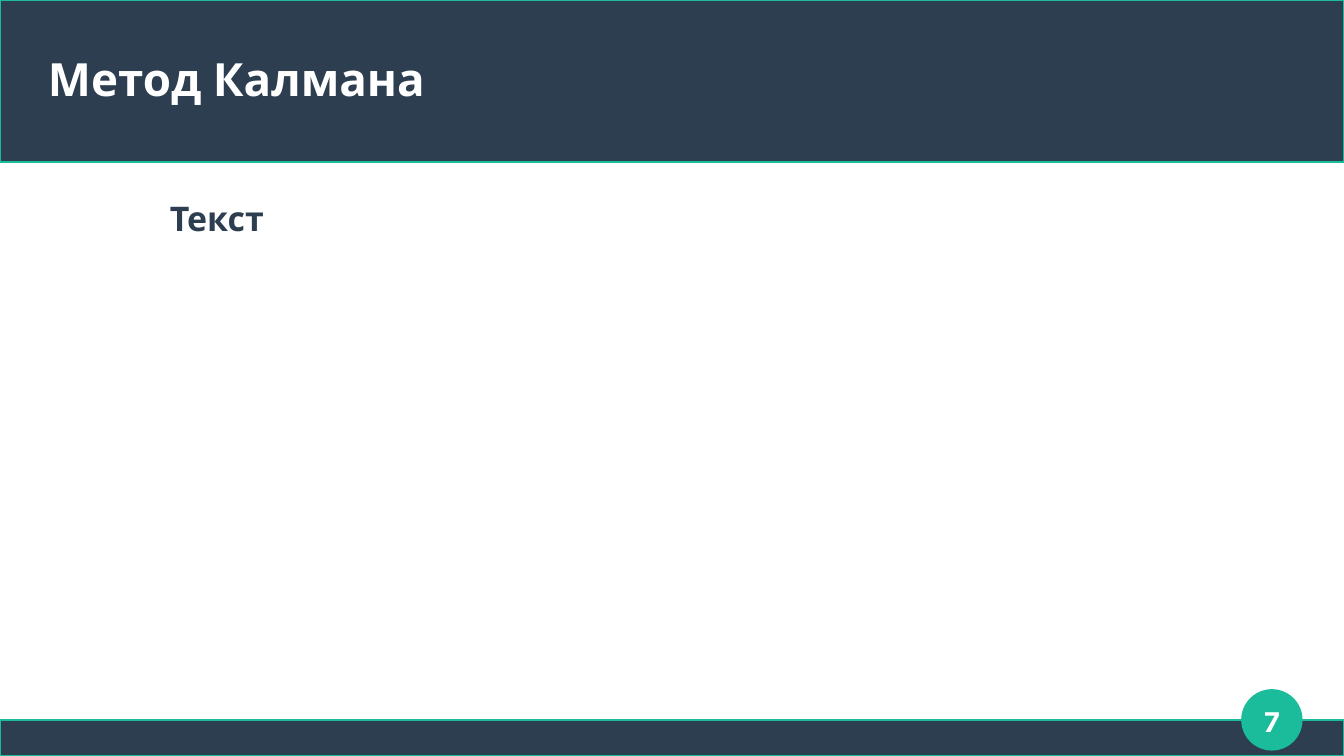
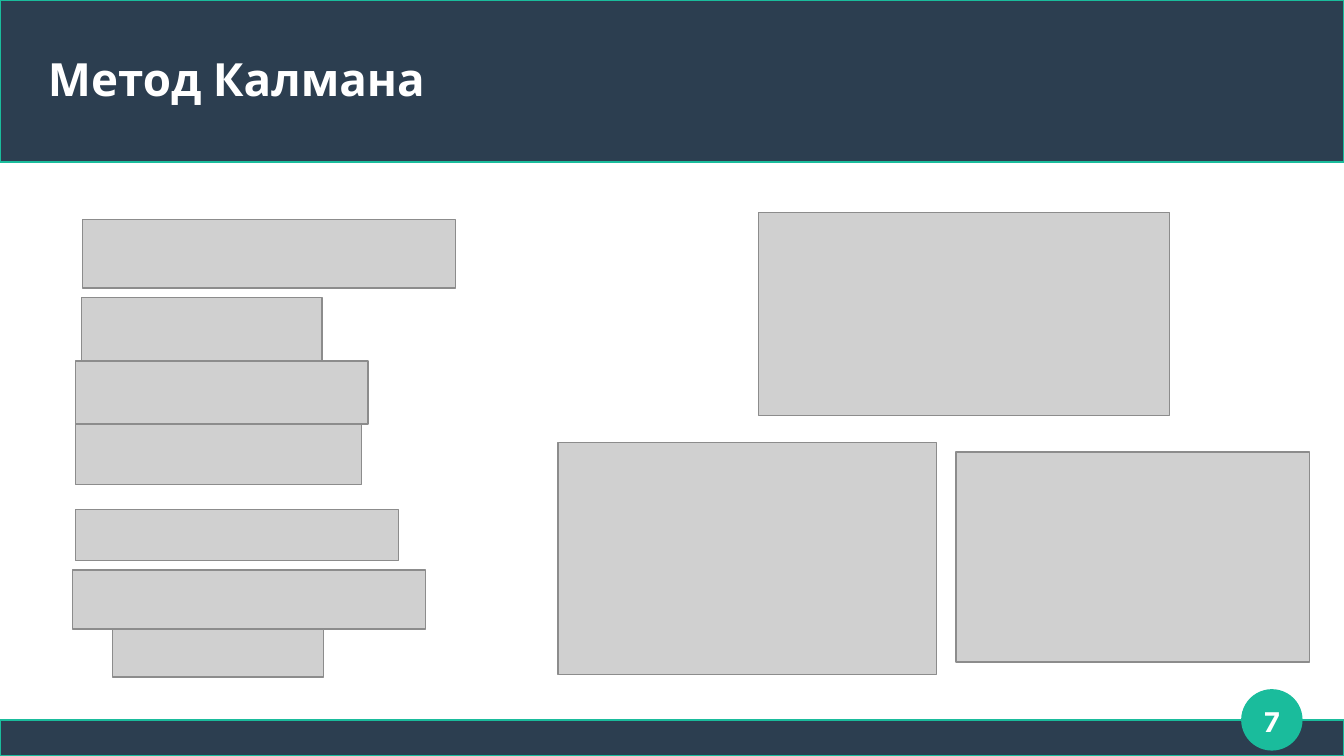
Before and after one commit to AndreyKaranik/iu9-education, a slide deck: slide 7 of course-work-7/presentation.odp. Drawn at 1344x756 pixels with LibreOffice and Linux fonts; fonts in the diff are those of the drawing; grey boxes stand for pictures. Boxes give left, top, right and bottom in pixels: in the first picture for what was removed or moved away, otherwise in the second. Text is boxed around its words. In the diff, an @@ line names an element or a change of style, - is before the commit and + after.

```diff
--- a/course-work-7/presentation.odp
+++ b/course-work-7/presentation.odp
@@ text removed at (170, 206, 264, 232) @@
-Текст
@@ picture added at (83, 220, 456, 288) @@
@@ picture added at (759, 212, 1170, 416) @@
@@ picture added at (82, 298, 322, 361) @@
@@ picture added at (76, 361, 368, 424) @@
@@ picture added at (76, 424, 362, 485) @@
@@ picture added at (559, 443, 937, 674) @@
@@ picture added at (956, 452, 1310, 662) @@
@@ picture added at (76, 510, 399, 561) @@
@@ picture added at (72, 571, 426, 631) @@
@@ picture added at (112, 629, 323, 677) @@
```
Also in this commit, not shown: 6 other slides changed, 1 slide added, 1 slide removed, 5 other files.
